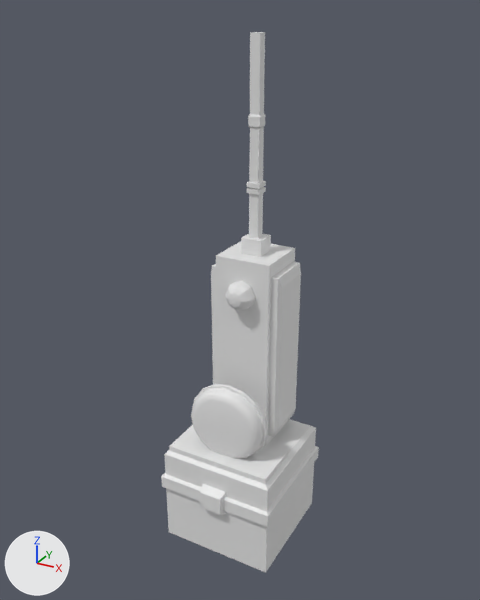
What one commit did to the Blender file The mechanics station/Estrutura/Maquina de polir/Maquina de polir.blend.
Camera for both pictures: a camera (50 mm lens) standing at (1.73, -3.19, 3.23) and looking at (-0.02, 0.01, 1.63). The axes (+X, +Y, +Z) are drawn at lower left. The lights are the same throughout.

In view in the first picture: 'base', 'boina de polimento', 'braco'.
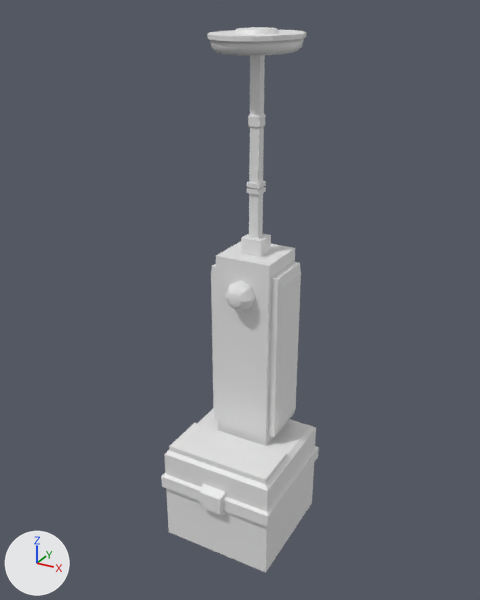
Where the change shows, as pixel boxes [x1, y1, x2, y2] in the pictures (480 x 600 px):
'boina de polimento', moved, turned
    before: [191, 384, 267, 459]
    after: [207, 27, 306, 56]

The change, as a list of edits to the scene's bpy script:
```text
Change ob_boina_de_polimento:
    add ob_boina_de_polimento.parent = ob_pointboina
    add ob_boina_de_polimento.matrix_parent_inverse = Matrix(((-0.15, -0.989, 0.00176, -0.124), (0.814, -0.123, 0.568, -1.196), (-0.562, 0.0868, 0.823, -0.686), (0.0, 0.0, 0.0, 1.0)))
    ob_boina_de_polimento.location: (0.0, -0.182, 0.892) -> (0.529, -0.204, 1.23)
    ob_boina_de_polimento.rotation_euler: (0.0, 0.0, 0.0) -> (0.661, 0.00084, -1.722)  # degrees (0, 0, 0) -> degrees (38, 0, -99)
```
